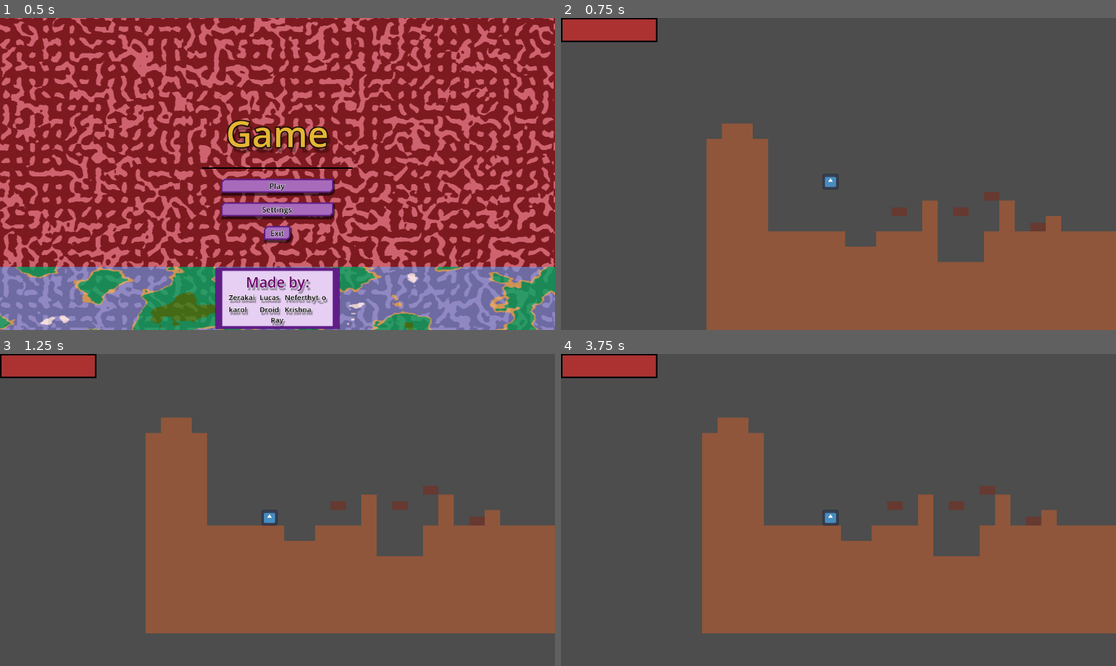
Above: before the commit, frames 1-4 (two rows, left to right).
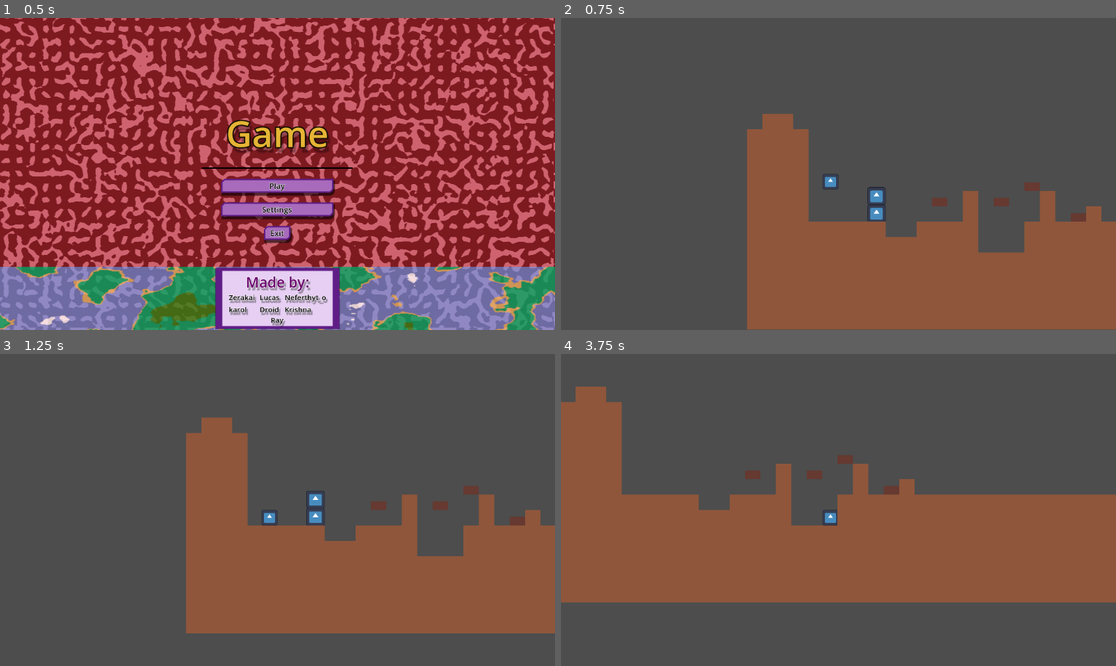
Above: after the commit, the same moments.

Repository: Dev-Karol1111/GMTK-2025
Game: Godot game, scene res://ui/menu/main_menu.tscn
Two runs of this game, one before a commit and one after it. Both use one fixed random seed, a clock stepped at 60 frames per second and the inputs below. The engine's default icon, where the game draws it, is replaced by a stand-in: a white triangle on a blue panel in a dark square.
Inputs:
- Up to frame 1 (0.5 s): no input
- Up to frame 2 (0.75 s): click "Play" at 0.5 s
- Up to frame 3 (1.25 s): no input
- Up to frame 4 (3.75 s): tap Enter at 1.25 s; hold D (move_right) 1.28-2.78 s; tap Shift (dash) every 0.75 s from 1.35 to 3.6 s; tap W (jump) at 1.52, 2.27 s; hold A (move_left) 2.78-3.53 s; hold D (move_right) from 3.53 s (still down)

Frame 1 is identical in both runs. In frame 2, 14% of the frame differs, in the area x 0-100%, y 0-100%; in frame 3, 13%; in frame 4, 31%, in the area x 0-100%, y 0-90%.

Commit message:
Added destructible blocks

Diff:
--- a/Scenes/Blocks/destructible_block.tscn
+++ b/Scenes/Blocks/destructible_block.tscn
@@ -3,14 +3,15 @@
 [ext_resource type="Texture2D" uid="uid://13fn0dfbgkt5" path="res://icon.svg" id="1_vwqnu"]
 
 [sub_resource type="RectangleShape2D" id="RectangleShape2D_d4nwr"]
-size = Vector2(79, 73)
+size = Vector2(19, 18)
 
 [node name="destructible_block" type="StaticBody2D"]
 
 [node name="Sprite2D" type="Sprite2D" parent="."]
-scale = Vector2(0.628906, 0.576172)
+position = Vector2(-9.5625, 9.21875)
+scale = Vector2(0.149414, 0.144043)
 texture = ExtResource("1_vwqnu")
 
 [node name="CollisionShape2D" type="CollisionShape2D" parent="."]
-position = Vector2(-0.5, -0.5)
+position = Vector2(-9.5, 9)
 shape = SubResource("RectangleShape2D_d4nwr")
--- a/Scenes/level.tscn
+++ b/Scenes/level.tscn
@@ -1,18 +1,14 @@
-[gd_scene load_steps=15 format=4 uid="uid://dll2j1egldgb8"]
+[gd_scene load_steps=13 format=4 uid="uid://dll2j1egldgb8"]
 
 [ext_resource type="Texture2D" uid="uid://cu14vdgl77hsj" path="res://Assets/Tileset.png" id="1_bvt00"]
 [ext_resource type="PackedScene" uid="uid://dys4xmkdv5kmf" path="res://Scenes/player.tscn" id="1_tumq0"]
 [ext_resource type="Script" uid="uid://cw8mggqbby1j5" path="res://Scripts/Ability.gd" id="2_81xng"]
-[ext_resource type="Texture2D" uid="uid://13fn0dfbgkt5" path="res://icon.svg" id="2_k5f4k"]
 [ext_resource type="Script" uid="uid://dysoglmxvh54q" path="res://Scripts/UI/pause_menu.gd" id="3_6phgx"]
 [ext_resource type="Texture2D" uid="uid://daa03fcy2nq0v" path="res://Assets/healthbar_under.png" id="5_754fn"]
 [ext_resource type="PackedScene" uid="uid://h7ti1a4p8leu" path="res://Scenes/Blocks/destructible_block.tscn" id="5_wqkje"]
 [ext_resource type="Texture2D" uid="uid://ddekq3jhoc1op" path="res://Assets/healthbar_progress.png" id="6_bvt00"]
 [ext_resource type="Script" uid="uid://c04xm47tgvav6" path="res://Scripts/Entities/Player/health_bar.gd" id="7_oqgf2"]
 [ext_resource type="Texture2D" uid="uid://dvckhtmb6itcq" path="res://Assets/tileset2.png" id="10_oqgf2"]
-
-[sub_resource type="RectangleShape2D" id="RectangleShape2D_wqkje"]
-size = Vector2(156.5, 319.5)
 
 [sub_resource type="TileSetAtlasSource" id="TileSetAtlasSource_bvt00"]
 texture = ExtResource("1_bvt00")
@@ -32,24 +28,14 @@
 [node name="Main" type="Node2D"]
 
 [node name="destructible_block" parent="." groups=["Destructible"] instance=ExtResource("5_wqkje")]
-visible = false
-position = Vector2(939, 176)
+position = Vector2(176, 238)
 
-[node name="Block" type="StaticBody2D" parent="."]
-visible = false
-
-[node name="Sprite2D" type="Sprite2D" parent="Block"]
-position = Vector2(1052, 56)
-scale = Vector2(1.19141, 2.46484)
-texture = ExtResource("2_k5f4k")
-
-[node name="CollisionShape2D" type="CollisionShape2D" parent="Block"]
-position = Vector2(1050.75, 58.25)
-shape = SubResource("RectangleShape2D_wqkje")
+[node name="destructible_block" parent="destructible_block" instance=ExtResource("5_wqkje")]
+position = Vector2(0, -18)
 
 [node name="Player" parent="." instance=ExtResource("1_tumq0")]
-position = Vector2(169, 184)
-rotation = 0.00773976
+position = Vector2(127, 194)
+rotation = 0.00471363
 speed = 100.0
 jump_velocity = -250.0
 dash_distance = 25
@@ -63,6 +49,7 @@
 player = NodePath("..")
 
 [node name="CanvasLayer" type="CanvasLayer" parent="."]
+visible = false
 
 [node name="pause_menu" type="Control" parent="CanvasLayer"]
 layout_mode = 3
